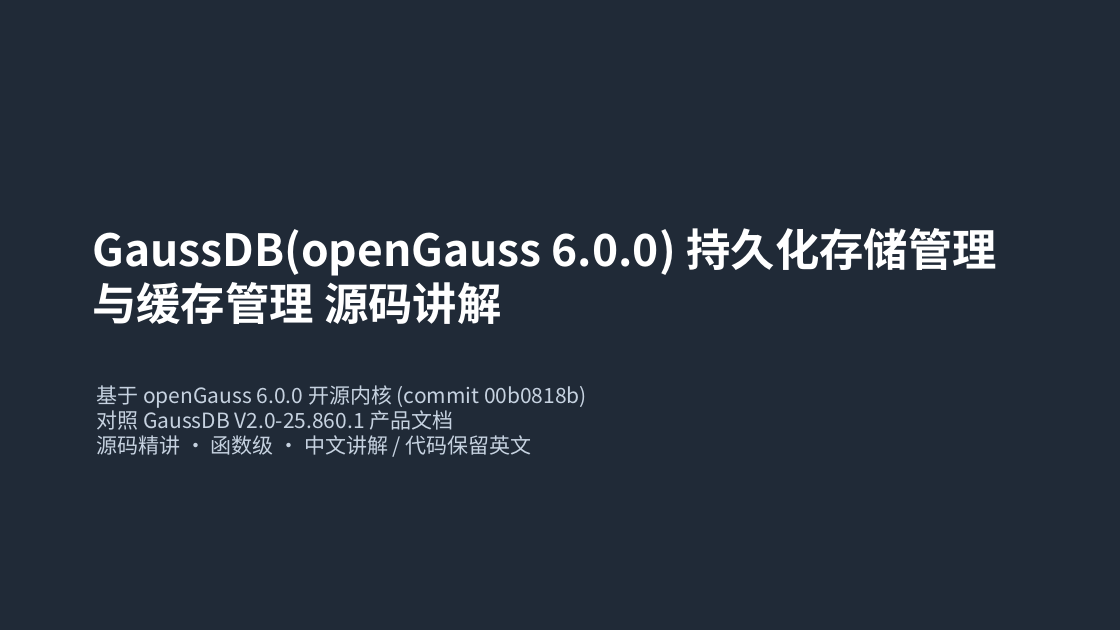
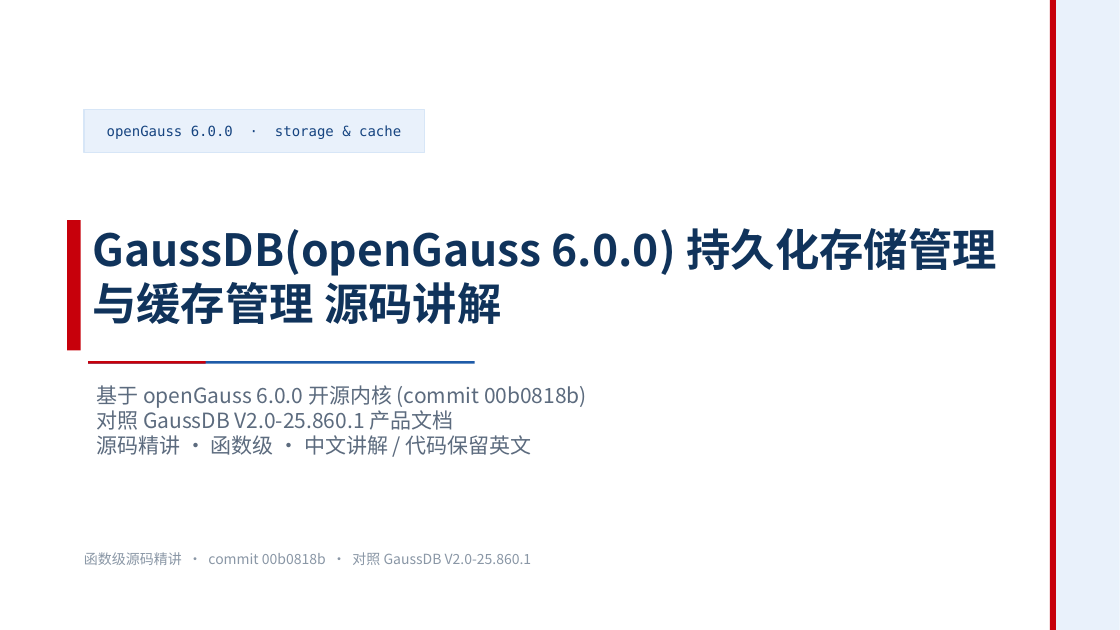
Before and after one commit to Edfghdrtxxx/OrbitOS, a slide deck: slide 1 of 50_Resources/GaussDB_openGauss_存储与缓存_源码讲解.pptx. Drawn at 1120x630 pixels with LibreOffice and Linux fonts; fonts in the diff are those of the drawing. Boxes give left, top, right and bottom in pixels: in the first picture for what was removed or moved away, otherwise in the second. Text is boxed around its words. In the diff, an @@ line names an element or a change of style, - is before the commit and + after.

```diff
--- a/50_Resources/GaussDB_openGauss_存储与缓存_源码讲解.pptx
+++ b/50_Resources/GaussDB_openGauss_存储与缓存_源码讲解.pptx
@@ rectangle removed at [0,0,1120,630] @@
@@ rectangle added at [1050,0,1120,630], fill #E9F1FB @@
@@ rectangle added at [1050,0,1056,630], fill #C7000B @@
@@ rectangle added at [84,109,424,153], fill #E9F1FB, outline #D7E6F7 1 pt, 12 pt, text #164480 @@
+openGauss 6.0.0 · storage & cache
@@ rectangle added at [67,220,81,350], fill #C7000B @@
@@ text "GaussDB(openGauss 6.0.0) 持久化存储管理与缓存管理 源码讲解" at [92,228,996,324]: text colour #FFFFFF to #10335B @@
@@ text "基于 openGauss 6.0.0 开源内核 (commit ..." at [96,385,587,455]: text colour #C6D2E0 to #5C6B7E @@
@@ rectangle added at [88,361,475,364], fill #1E5BA8 @@
@@ rectangle added at [88,361,206,364], fill #C7000B @@
@@ text added at [84,552,532,565], 12 pt, text #8A97A6 @@
+函数级源码精讲 · commit 00b0818b · 对照 GaussDB V2.0-25.860.1
```
Also in this commit, not shown: 29 other slides changed.
